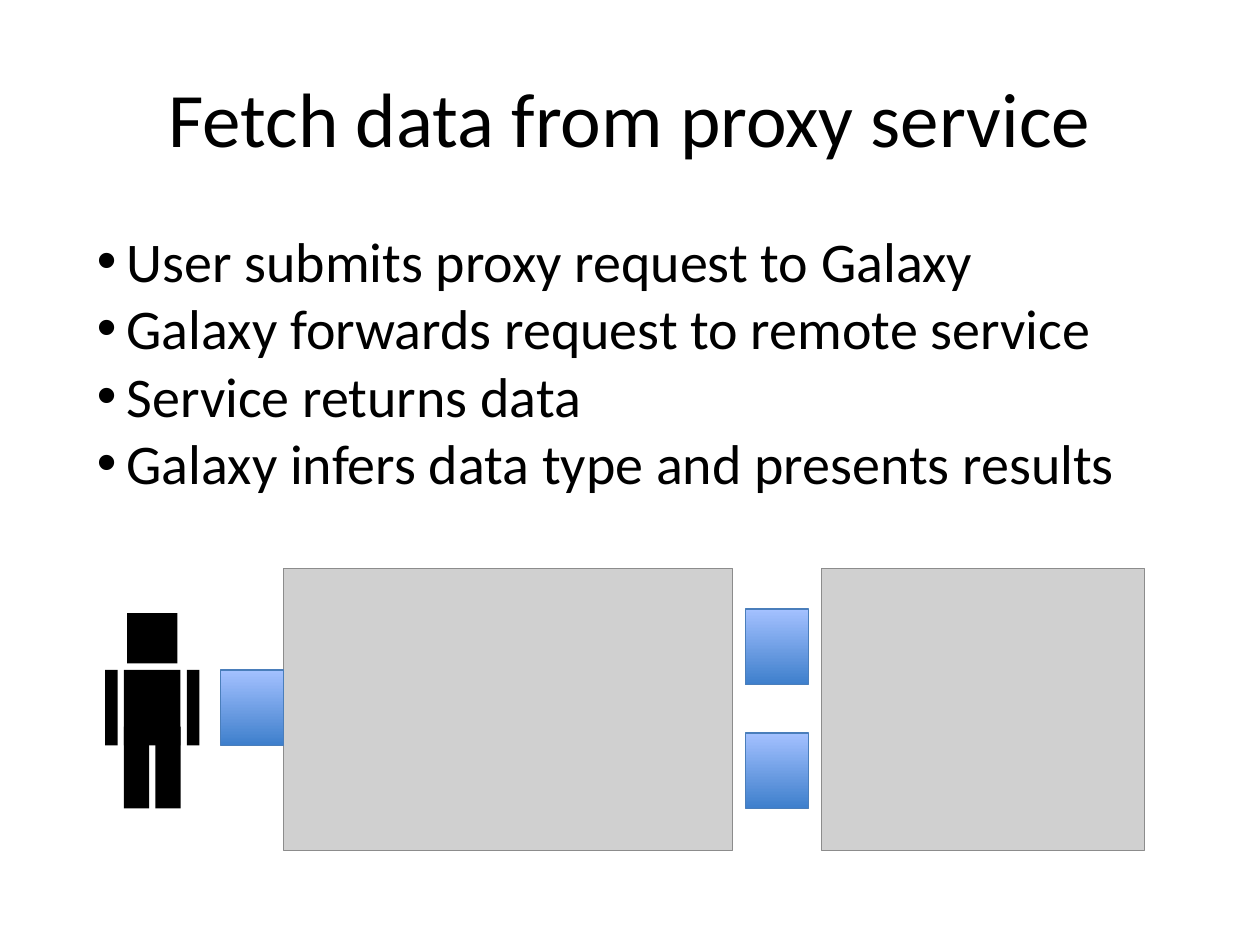
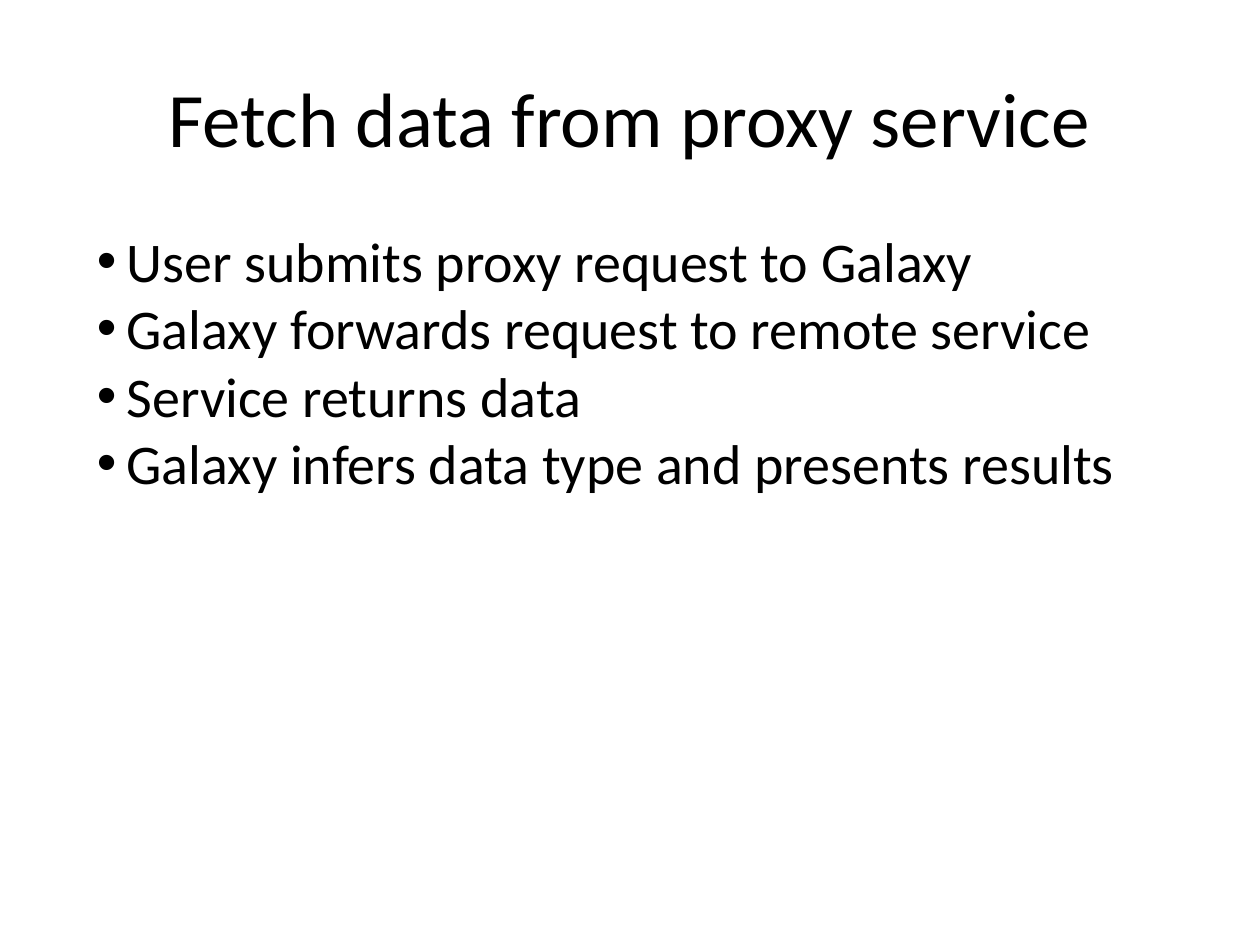
Before and after one commit to naturalis/arangs, a slide deck: slide 13 of doc/slides/day4/session2/DataSharing.pptx (slide 14 before the commit). Drawn at 1260x945 pixels with LibreOffice and Linux fonts; fonts in the diff are those of the drawing; grey boxes stand for pictures. Boxes give left, top, right and bottom in pixels: in the first picture for what was removed or moved away, otherwise in the second. Text is boxed around its words. In the diff, an @@ line names an element or a change of style, - is before the commit and + after.

Commit message:
updated slides

```diff
--- a/doc/slides/day4/session2/DataSharing.pptx
+++ b/doc/slides/day4/session2/DataSharing.pptx
@@ picture removed at (284, 568, 733, 850) @@
@@ picture removed at (822, 568, 1144, 850) @@
@@ rectangle removed at (127, 614, 178, 664) @@
@@ rectangle removed at (746, 609, 809, 684) @@
@@ rectangle removed at (105, 670, 117, 746) @@
@@ rectangle removed at (123, 670, 180, 746) @@
@@ rectangle removed at (186, 670, 199, 746) @@
@@ rectangle removed at (220, 670, 284, 746) @@
@@ rectangle removed at (123, 727, 149, 809) @@
@@ rectangle removed at (155, 727, 180, 809) @@
@@ rectangle removed at (746, 733, 809, 809) @@
```
Also in this commit, not shown: 3 other slides changed, 1 slide removed, 1 other file.
